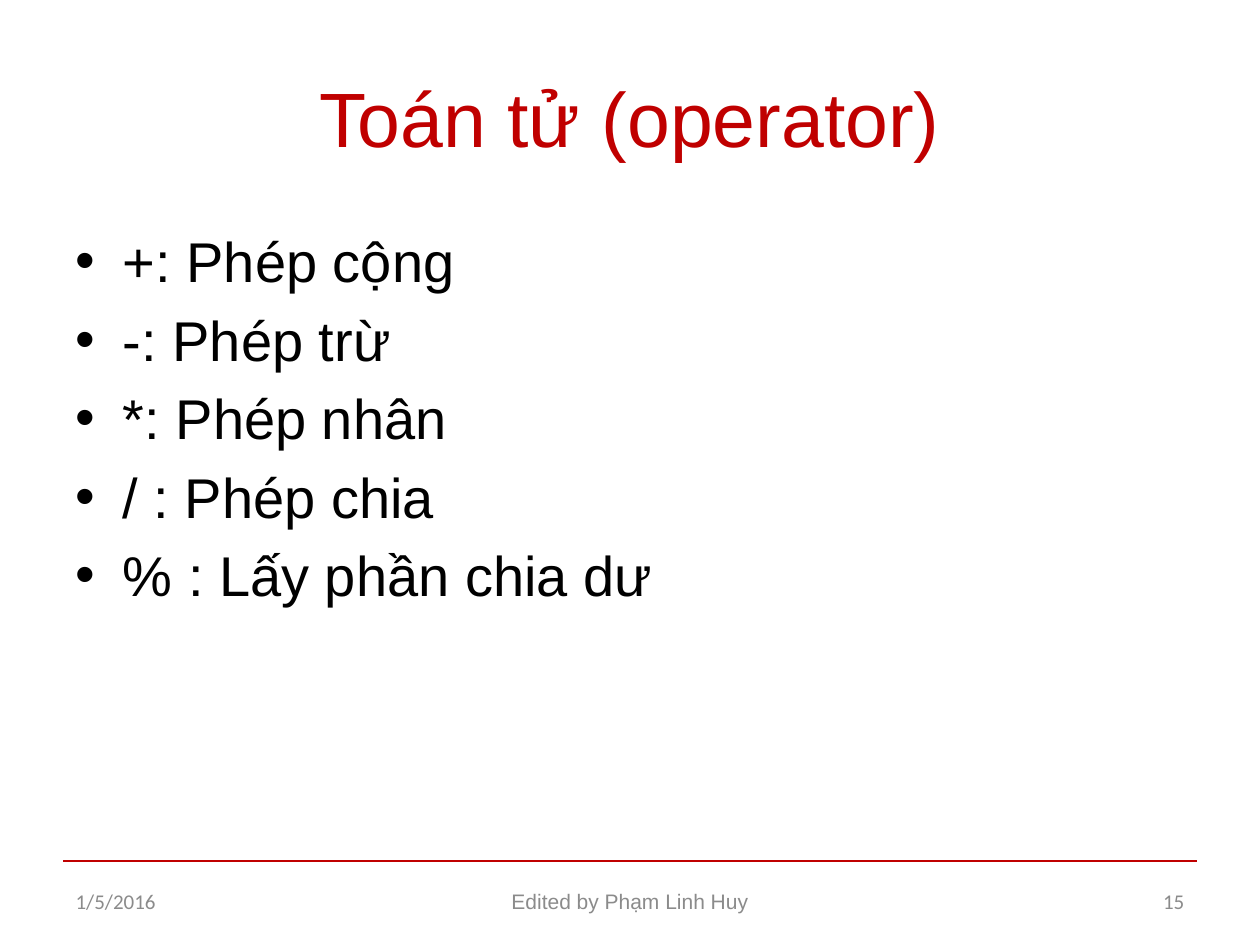
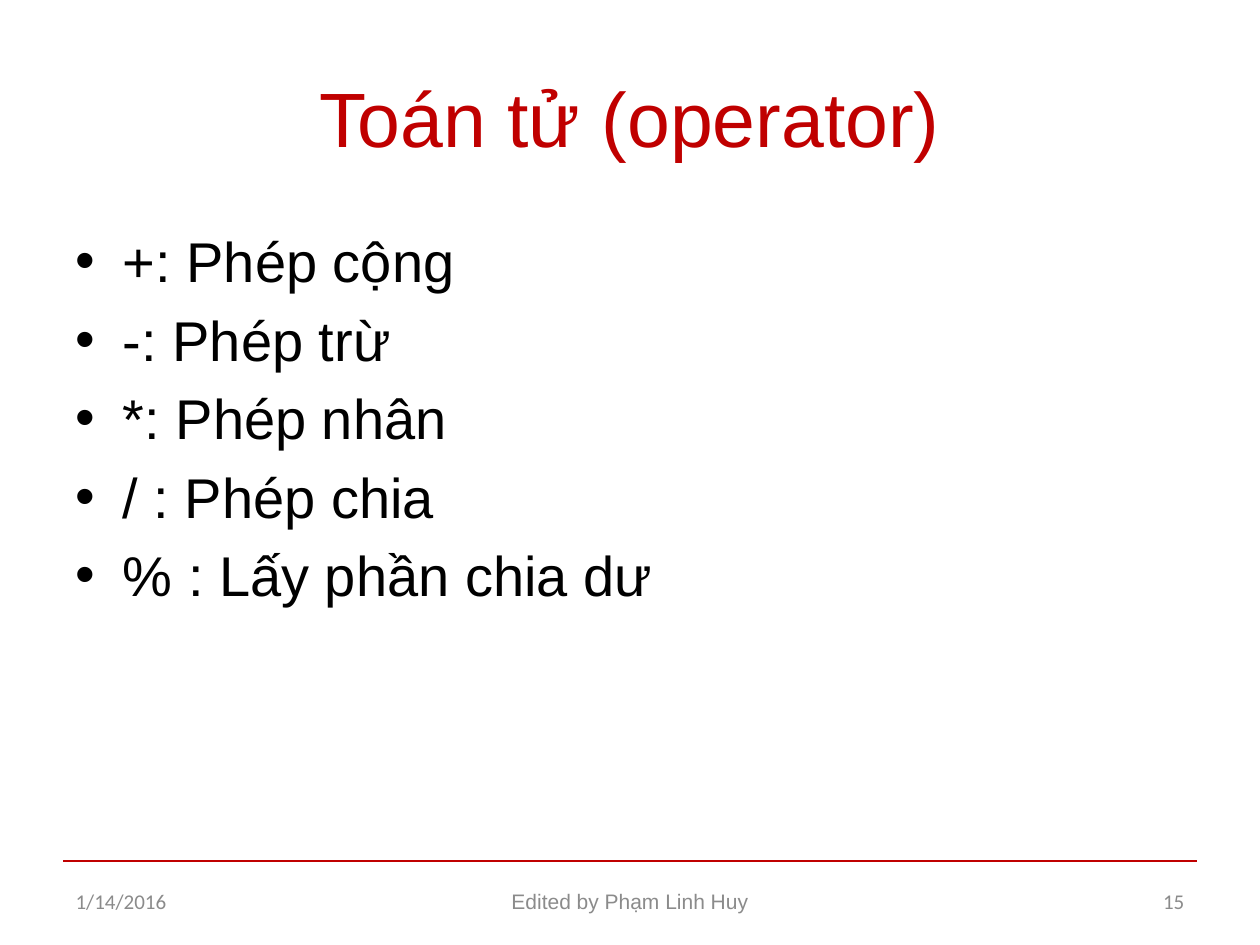
Before and after one commit to larryphamhuy/caodangnghe, a slide deck: slide 15 of PHP.pptx. Drawn at 1260x945 pixels with LibreOffice and Linux fonts; fonts in the diff are those of the drawing. Boxes give left, top, right and bottom in pixels: in the first picture for what was removed or moved away, otherwise in the second. Text is boxed around its words. In the diff, an @@ line names an element or a change of style, - is before the commit and + after.

```diff
--- a/PHP.pptx
+++ b/PHP.pptx
@@ text at box(76, 894, 167, 910): text changed @@
-1/5/2016
+1/14/2016
```
Also in this commit, not shown: 41 other slides changed, 5 slides added, 3 other files.
